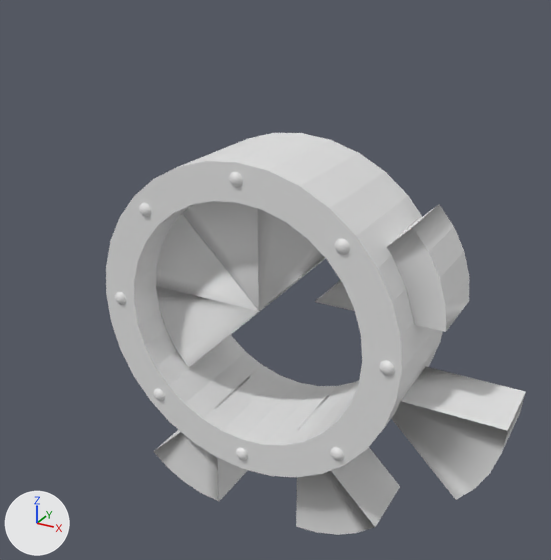
Before and after pictures for a commit that changed the OBJ model Framework/Framework/projects/Project Poultry/res/Models/DoorFrames/Door5.obj.
The view is the same before and after, from a 50 mm camera at (13.67, -20.12, 13.24) aimed at (3.2, -1.07, 3.72). The axes (+X, +Y, +Z) are drawn at lower left. The lights are the same throughout. Where no turn or scale is listed for an object, it has been applied to the vertices.

The first picture shows 'Door_Pieces.001_Cylinder.011', 'Door_Pieces.002_Cylinder.012', 'Door_Pieces.003_Cylinder.013', 'Door_Pieces.004_Cylinder.014', 'Door_Pieces.005_Cylinder.015', 'Door_Pieces.007_Cylinder.017', 'Door_Pieces.008_Cylinder.018', 'Door_Pieces_Cylinder.010', 'Sphere.004'.
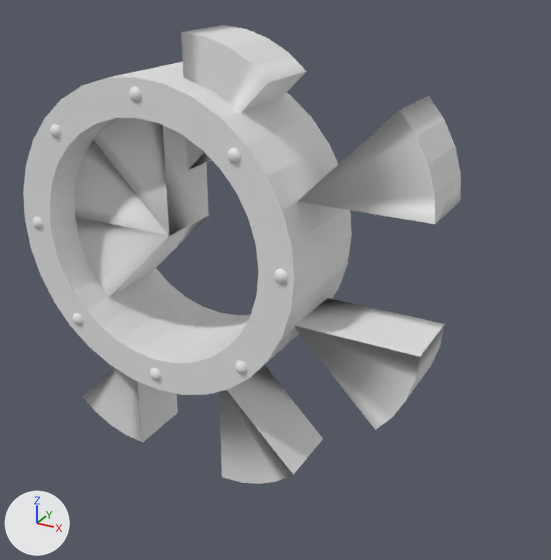
Edits to the bpy script that builds the scene:
```text
Change me_door_pieces_001_cylinder_011:
    remove me_door_pieces_001_cylinder_011.from_pydata(...)  # 12 vertices, 20 faces; spans x -0.66..3.2, y -2.12..0.09, z 3.09..5.82
    add me_door_pieces_001_cylinder_011.from_pydata(...)  # 12 vertices, 20 faces; spans x -3.85..0.01, y -2.12..0.09, z 4.94..7.67
    me_door_pieces_001_cylinder_011 part 1: the whole mesh is rebuilt
Change me_door_pieces_002_cylinder_012:
    where me_door_pieces_002_cylinder_012.from_pydata(...)  # 12 vertices, 20 faces; spans x 0.47..3.2, y -2.12..0.09, z 3.09..6.95
    me_door_pieces_002_cylinder_012 part 2: the whole mesh is moved by (-3.19, 0.0, 1.85)
Change me_door_pieces_003_cylinder_013:
    where me_door_pieces_003_cylinder_013.from_pydata(...)  # 12 vertices, 20 faces; spans x 3.2..5.93, y -2.12..0.09, z 3.1..6.95
    me_door_pieces_003_cylinder_013 part 3: the whole mesh is moved by (-2.26, -0.16, 4.11)
Change me_door_pieces_004_cylinder_014:
    remove me_door_pieces_004_cylinder_014.from_pydata(...)  # 12 vertices, 20 faces; spans x 5.12..8.97, y -2.26..-0.05, z 3.89..6.62
    add me_door_pieces_004_cylinder_014.from_pydata(...)  # 12 vertices, 20 faces; spans x 4.63..8.49, y -2.45..-0.24, z 6.87..9.6
    me_door_pieces_004_cylinder_014 part 4: the whole mesh is rebuilt
Change me_door_pieces_005_cylinder_015:
    where me_door_pieces_005_cylinder_015.from_pydata(...)  # 12 vertices, 20 faces; spans x 7.04..10.9, y -2.39..-0.18, z -1.22..1.51
    me_door_pieces_005_cylinder_015 part 5: the whole mesh is moved by (-2.51, -0.05, 1.57)
Change me_door_pieces_007_cylinder_017:
    where me_door_pieces_007_cylinder_017.from_pydata(...)  # 12 vertices, 20 faces; spans x 4.7..7.43, y -2.38..-0.17, z -4.35..-0.49
    me_door_pieces_007_cylinder_017 part 6: the whole mesh is moved by (-2.83, -0.06, 0.97)
Change me_door_pieces_008_cylinder_018:
    where me_door_pieces_008_cylinder_018.from_pydata(...)  # 12 vertices, 20 faces; spans x -0.95..1.78, y -2.53..-0.32, z -4.38..-0.52
    me_door_pieces_008_cylinder_018 part 7: the whole mesh is moved by (-3.55, 0.42, 0.96)
Change me_door_pieces_cylinder_010:
    where me_door_pieces_cylinder_010.from_pydata(...)  # 12 vertices, 20 faces; spans x -0.66..3.2, y -2.12..0.09, z 0.36..3.09
    me_door_pieces_cylinder_010 part 8: the whole mesh is moved by (-3.19, 0.0, 1.85)
Change me_sphere_004:
    where me_sphere_004.from_pydata(...)  # 2064 vertices, 4096 faces; spans x -1.77..8.18, y -3.39..0.61, z -1.99..7.97
    me_sphere_004 part 9: the loose piece of 242 vertices spanning x -0.2..0.31, y -3.39..-2.88, z 5.87..6.38 is moved by (-0.06, 0.0, 3.33)
    me_sphere_004 part 10: the loose piece of 128 vertices spanning x -1.77..8.18, y -3.26..0.61, z -1.99..7.97 is moved by (-3.2, 0.0, 1.97)
    me_sphere_004 part 11: the loose piece of 242 vertices spanning x -1.44..-0.93, y -3.39..-2.88, z 2.75..3.25 is moved by (-1.94, 0.0, -1.22)
    me_sphere_004 part 12: the loose piece of 242 vertices spanning x -0.18..0.33, y -3.39..-2.88, z -0.44..0.07 is moved by (-4.46, 0.0, 5.16)
    me_sphere_004 part 13: the loose piece of 242 vertices spanning x 2.95..3.45, y -3.39..-2.88, z 7.23..7.74 is moved by (-6.34, 0.0, 0.61)
    me_sphere_004 part 14: the loose piece of 242 vertices spanning x 6.1..6.61, y -3.39..-2.88, z 5.9..6.41 is moved by (-3.2, 0.0, 1.97)
    me_sphere_004 part 15: the loose piece of 242 vertices spanning x 7.52..8.03, y -3.39..-2.88, z 2.72..3.23 is moved by (-3.2, 0.0, 1.97)
    me_sphere_004 part 16: the loose piece of 242 vertices spanning x 2.93..3.44, y -3.39..-2.88, z -1.68..-1.17 is moved by (0.05, 0.0, 3.13)
    me_sphere_004 part 17: the loose piece of 242 vertices spanning x 6.18..6.69, y -3.39..-2.88, z -0.51..-0.01 is moved by (-6.44, 0.0, 0.81)
```

What differs and where, as boxes (x1, y1, x2, y2) in the pictures (551 x 560 px; the box of a moved part takes in the faces that stretch with it):
'Sphere.004', reshaped: before (106, 133, 443, 477); after (23, 62, 352, 395)
'Door_Pieces.005_Cylinder.015', mesh moved: before (391, 367, 526, 500); after (295, 298, 445, 430)
'Door_Pieces.004_Cylinder.014', reshaped: before (315, 204, 469, 332); after (298, 96, 461, 224)
'Door_Pieces.007_Cylinder.017', mesh moved: before (296, 395, 400, 535); after (219, 365, 323, 484)
'Door_Pieces.002_Cylinder.012', mesh moved: before (182, 201, 290, 311); after (94, 118, 208, 236)
'Door_Pieces.003_Cylinder.013', mesh moved: before (258, 209, 326, 310); after (181, 25, 307, 170)
'Door_Pieces_Cylinder.010', mesh moved: before (156, 286, 285, 367); after (75, 216, 208, 297)
'Door_Pieces.001_Cylinder.011', reshaped: before (156, 214, 281, 311); after (74, 139, 192, 236)
'Door_Pieces.008_Cylinder.018', mesh moved: before (153, 376, 250, 501); after (82, 368, 178, 442)
part 9 of me_sphere_004, moved or reshaped: before (139, 203, 151, 217); after (129, 87, 142, 103)
part 10 of me_sphere_004, moved or reshaped: before (106, 133, 443, 477); after (23, 62, 352, 395)
part 11 of me_sphere_004, moved or reshaped: before (115, 292, 126, 305); after (73, 313, 83, 326)
part 12 of me_sphere_004, moved or reshaped: before (154, 389, 165, 401); after (33, 217, 43, 230)
part 13 of me_sphere_004, moved or reshaped: before (229, 172, 243, 188); after (50, 124, 61, 139)
part 14 of me_sphere_004, moved or reshaped: before (335, 239, 350, 255); after (227, 148, 241, 164)
part 15 of me_sphere_004, moved or reshaped: before (379, 361, 395, 376); after (274, 269, 288, 284)
part 16 of me_sphere_004, moved or reshaped: before (236, 448, 248, 460); after (235, 361, 248, 375)
part 17 of me_sphere_004, moved or reshaped: before (330, 447, 344, 461); after (150, 368, 161, 381)
